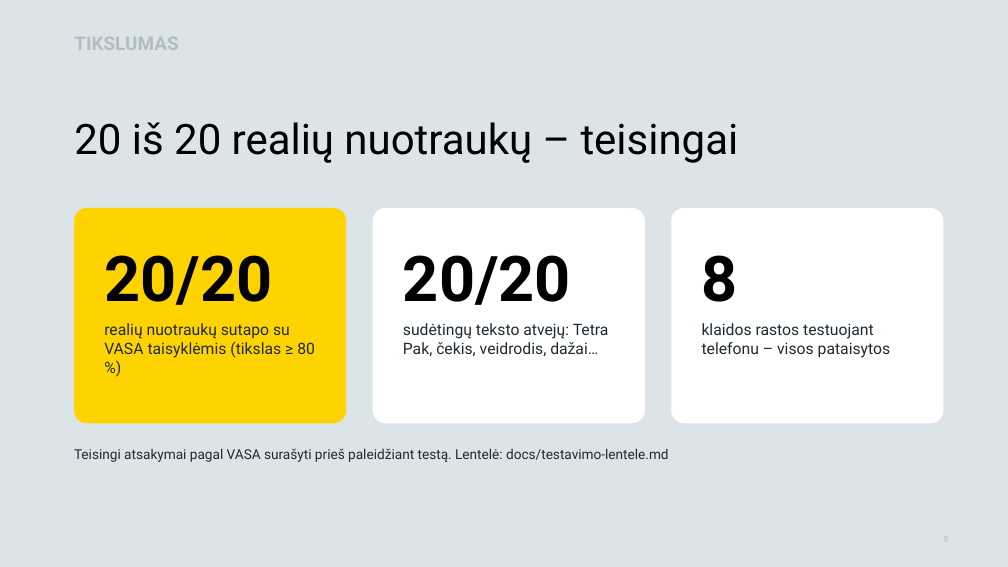
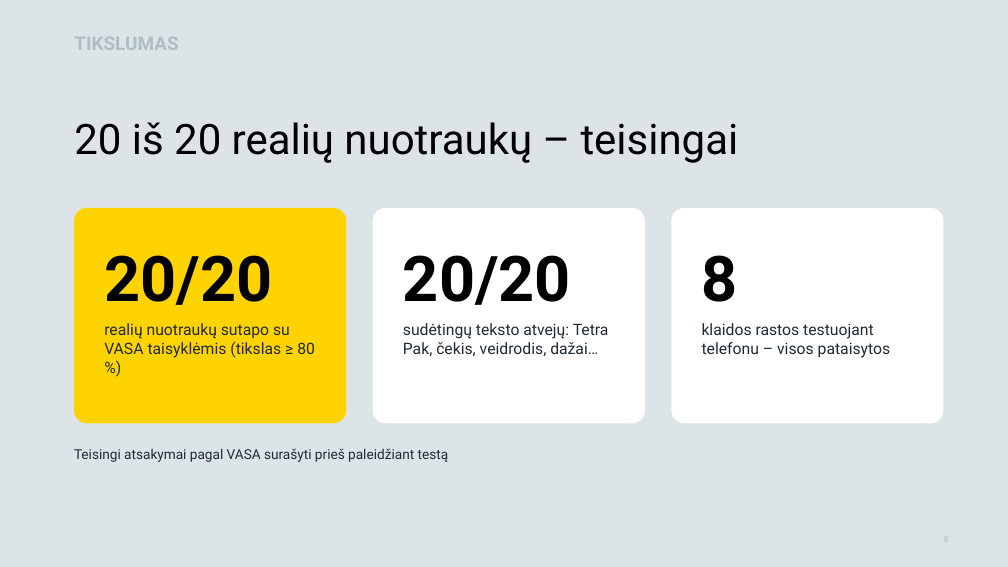
Before and after one commit to LejaKin/kur-mesti, a slide deck: slide 8 of pateikimui/AI web/Kur-mesti-pristatymas.pptx. Drawn at 1008x567 pixels with LibreOffice and Linux fonts; fonts in the diff are those of the drawing; background and template pictures are left out. Boxes give left, top, right and bottom in pixels: in the first picture for what was removed or moved away, otherwise in the second. Text is boxed around its words. In the diff, an @@ line names an element or a change of style, - is before the commit and + after.

```diff
--- a/pateikimui/AI web/Kur-mesti-pristatymas.pptx
+++ b/pateikimui/AI web/Kur-mesti-pristatymas.pptx
@@ text at (x1=74, y1=448, x2=449, y2=462): text changed @@
-Teisingi atsakymai pagal VASA surašyti prieš paleidžiant testą. Lentelė: docs/testavimo-lentele.md
+Teisingi atsakymai pagal VASA surašyti prieš paleidžiant testą
```
Also in this commit, not shown: 3 other slides changed.
